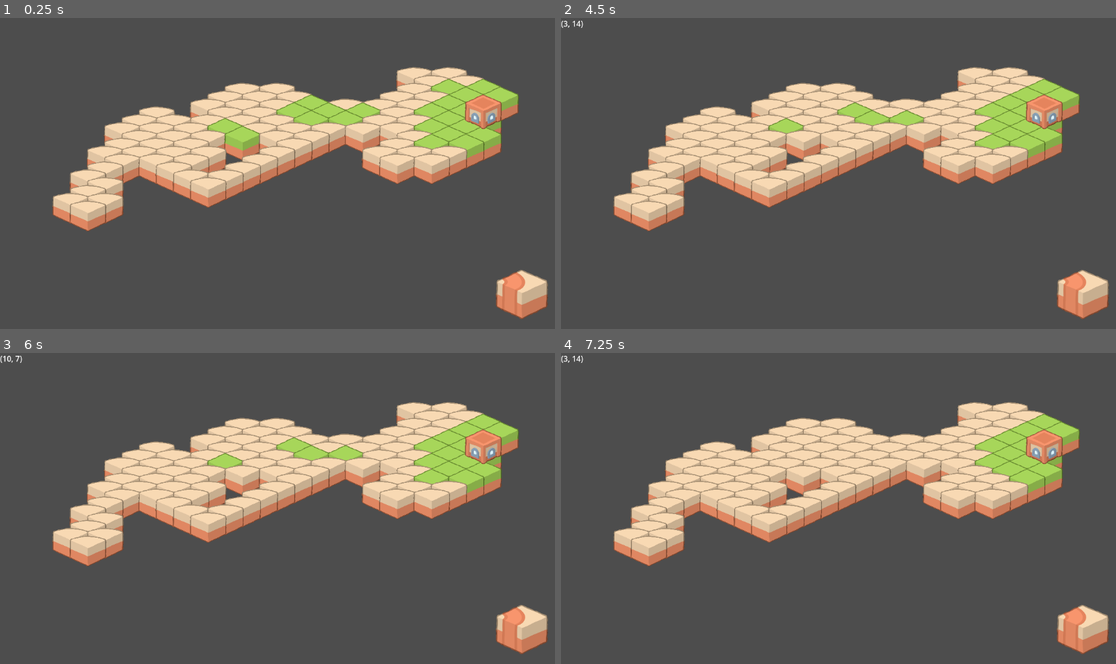
Above: before the commit, frames 1-4 (two rows, left to right).
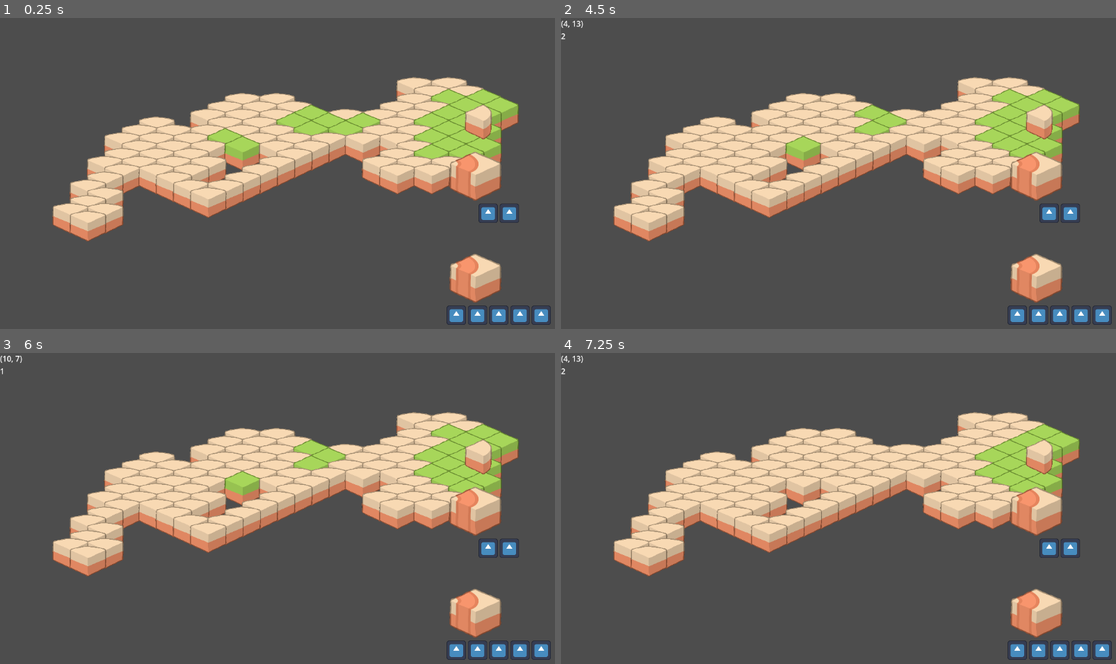
Above: after the commit, the same moments.

Repository: TheWalruzz/GWJ58
Game: Godot game, scene res://scenes/levels/level01.tscn
Two runs of this game, one before a commit and one after it. Both use one fixed random seed, a clock stepped at 60 frames per second and the inputs below. The project has no main scene, so this scene is started directly. The engine's default icon, where the game draws it, is replaced by a stand-in: a white triangle on a blue panel in a dark square.
Inputs (mouse positions are in pixels of both pictures, inside the frame that each line leads up to):
- Up to frame 1 (0.25 s): no input
- Up to frame 2 (4.5 s): click (1082, 282) at 0.52 s; click (1060, 161) at 1.27 s; click (1060, 263) at 2.02 s; click (1082, 282) at 2.77 s; click (1060, 161) at 3.52 s; click (1060, 263) at 4.27 s
- Up to frame 3 (6 s): click (521, 617) at 5.02 s; click (499, 496) at 5.77 s
- Up to frame 4 (7.25 s): click (1060, 598) at 6.52 s

The runs differ from the first frame. In frame 1, 21% of the frame differs, in the area x 9-100%, y 15-99%; in frame 2, 21%; in frame 3, 21%; in frame 4, 20%.

Commit message:
Finished the main gameplay loop

Diff:
--- a/project.godot
+++ b/project.godot
@@ -18,7 +18,7 @@
 
 Sx="*res://addons/signal_extensions/sx_autoload.gd"
 PlayerService="*res://scripts/services/player_service.gd"
-UI="res://scenes/components/ui.tscn"
+UI="*res://scenes/ui/ui_root.tscn"
 
 [editor]
 
--- a/scenes/components/level_map.tscn
+++ b/scenes/components/level_map.tscn
@@ -34,8 +34,11 @@
 4:2/0/texture_origin = Vector2i(0, 7)
 5:2/0 = 0
 5:2/0/texture_origin = Vector2i(0, 7)
+6:2/next_alternative_id = 2
 6:2/0 = 0
 6:2/0/texture_origin = Vector2i(0, 7)
+6:2/1 = 1
+6:2/1/modulate = Color(1, 0.462745, 0, 0.862745)
 0:3/0 = 0
 0:3/0/texture_origin = Vector2i(0, 7)
 1:3/0 = 0
--- a/scenes/components/ui.tscn
+++ /dev/null
@@ -1,41 +0,0 @@
-[gd_scene load_steps=2 format=3 uid="uid://eekwdg77uif6"]
-
-[ext_resource type="Texture2D" uid="uid://cpi4q83sqmytl" path="res://assets/gfx/tilesets/desert/Tiles/grass_pathBend_E.png" id="1_iailb"]
-
-[node name="UIRoot" type="CanvasLayer"]
-
-[node name="UI" type="MarginContainer" parent="."]
-anchors_preset = 15
-anchor_right = 1.0
-anchor_bottom = 1.0
-grow_horizontal = 2
-grow_vertical = 2
-theme_override_constants/margin_left = 10
-theme_override_constants/margin_top = 10
-theme_override_constants/margin_right = 10
-theme_override_constants/margin_bottom = 10
-
-[node name="HSplitContainer" type="HSplitContainer" parent="UI"]
-layout_mode = 2
-split_offset = 1000
-dragger_visibility = 1
-
-[node name="LeftContainer" type="VBoxContainer" parent="UI/HSplitContainer"]
-layout_mode = 2
-
-[node name="RightContainer" type="VBoxContainer" parent="UI/HSplitContainer"]
-layout_mode = 2
-size_flags_horizontal = 3
-alignment = 2
-
-[node name="RainButtonContainer" type="BoxContainer" parent="UI/HSplitContainer/RightContainer"]
-custom_minimum_size = Vector2(0, 175)
-layout_mode = 2
-alignment = 2
-
-[node name="TextureButton" type="TextureButton" parent="UI/HSplitContainer/RightContainer/RainButtonContainer"]
-layout_mode = 2
-size_flags_horizontal = 3
-texture_normal = ExtResource("1_iailb")
-ignore_texture_size = true
-stretch_mode = 4
--- a/scenes/levels/level01.tscn
+++ b/scenes/levels/level01.tscn
@@ -5,9 +5,9 @@
 [node name="Level01" type="Node2D"]
 
 [node name="Camera2D" type="Camera2D" parent="."]
-position = Vector2(545, 0)
+position = Vector2(545, -63)
 zoom = Vector2(0.33, 0.33)
 
 [node name="Tiles" parent="." instance=ExtResource("1_dm4lj")]
-layer_1/tile_data = PackedInt32Array(196621, 327681, 2)
+layer_1/tile_data = PackedInt32Array(196621, 327680, 2)
 layer_2/tile_data = PackedInt32Array(-131072, 393216, 2, -196607, 393216, 2, -196606, 393216, 2, -262141, 393216, 2, -2 …(1745 unchanged characters)…
--- /dev/null
+++ b/scenes/ui/ui_root.tscn
@@ -0,0 +1,110 @@
+[gd_scene load_steps=4 format=3 uid="uid://eekwdg77uif6"]
+
+[ext_resource type="Texture2D" uid="uid://cpi4q83sqmytl" path="res://assets/gfx/tilesets/desert/Tiles/grass_pathBend_E.png" id="1_iailb"]
+[ext_resource type="Script" path="res://scripts/services/ui_service.gd" id="1_xowr0"]
+[ext_resource type="Texture2D" uid="uid://b16pup7lyihii" path="res://icon.svg" id="3_r0xij"]
+
+[node name="UIRoot" type="CanvasLayer"]
+script = ExtResource("1_xowr0")
+
+[node name="UIContainer" type="MarginContainer" parent="."]
+anchors_preset = 15
+anchor_right = 1.0
+anchor_bottom = 1.0
+grow_horizontal = 2
+grow_vertical = 2
+theme_override_constants/margin_left = 10
+theme_override_constants/margin_top = 10
+theme_override_constants/margin_right = 10
+theme_override_constants/margin_bottom = 10
+
+[node name="HSplitContainer" type="HSplitContainer" parent="UIContainer"]
+layout_mode = 2
+split_offset = 1000
+dragger_visibility = 1
+
+[node name="LeftContainer" type="VBoxContainer" parent="UIContainer/HSplitContainer"]
+layout_mode = 2
+
+[node name="RightContainer" type="VBoxContainer" parent="UIContainer/HSplitContainer"]
+layout_mode = 2
+size_flags_horizontal = 3
+alignment = 2
+
+[node name="RainButtonContainer" type="VBoxContainer" parent="UIContainer/HSplitContainer/RightContainer"]
+custom_minimum_size = Vector2(0, 175)
+layout_mode = 2
+alignment = 2
+
+[node name="RainButton" type="TextureButton" parent="UIContainer/HSplitContainer/RightContainer/RainButtonContainer"]
+unique_name_in_owner = true
+custom_minimum_size = Vector2(0, 164)
+layout_mode = 2
+size_flags_horizontal = 3
+texture_normal = ExtResource("1_iailb")
+ignore_texture_size = true
+stretch_mode = 4
+
+[node name="RainCost" type="HBoxContainer" parent="UIContainer/HSplitContainer/RightContainer/RainButtonContainer"]
+custom_minimum_size = Vector2(0, 40)
+layout_mode = 2
+size_flags_vertical = 3
+alignment = 1
+
+[node name="TextureRect" type="TextureRect" parent="UIContainer/HSplitContainer/RightContainer/RainButtonContainer/RainCost"]
+layout_mode = 2
+texture = ExtResource("3_r0xij")
+expand_mode = 3
+
+[node name="TextureRect2" type="TextureRect" parent="UIContainer/HSplitContainer/RightContainer/RainButtonContainer/RainCost"]
+layout_mode = 2
+texture = ExtResource("3_r0xij")
+expand_mode = 3
+
+[node name="ShrineButtonContainer" type="VBoxContainer" parent="UIContainer/HSplitContainer/RightContainer"]
+custom_minimum_size = Vector2(0, 175)
+layout_mode = 2
+alignment = 2
+
+[node name="ShrineButton" type="TextureButton" parent="UIContainer/HSplitContainer/RightContainer/ShrineButtonContainer"]
+unique_name_in_owner = true
+custom_minimum_size = Vector2(0, 164)
+layout_mode = 2
+size_flags_horizontal = 3
+texture_normal = ExtResource("1_iailb")
+ignore_texture_size = true
+stretch_mode = 4
+
+[node name="ShrineCost" type="HBoxContainer" parent="UIContainer/HSplitContainer/RightContainer/ShrineButtonContainer"]
+custom_minimum_size = Vector2(0, 40)
+layout_mode = 2
+size_flags_vertical = 3
+alignment = 1
+
+[node name="TextureRect" type="TextureRect" parent="UIContainer/HSplitContainer/RightContainer/ShrineButtonContainer/ShrineCost"]
+layout_mode = 2
+texture = ExtResource("3_r0xij")
+expand_mode = 3
+
+[node name="TextureRect2" type="TextureRect" parent="UIContainer/HSplitContainer/RightContainer/ShrineButtonContainer/ShrineCost"]
+layout_mode = 2
+texture = ExtResource("3_r0xij")
+expand_mode = 3
+
+[node name="TextureRect3" type="TextureRect" parent="UIContainer/HSplitContainer/RightContainer/ShrineButtonContainer/ShrineCost"]
+layout_mode = 2
+texture = ExtResource("3_r0xij")
+expand_mode = 3
+
+[node name="TextureRect4" type="TextureRect" parent="UIContainer/HSplitContainer/RightContainer/ShrineButtonContainer/ShrineCost"]
+layout_mode = 2
+texture = ExtResource("3_r0xij")
+expand_mode = 3
+
+[node name="TextureRect5" type="TextureRect" parent="UIContainer/HSplitContainer/RightContainer/ShrineButtonContainer/ShrineCost"]
+layout_mode = 2
+texture = ExtResource("3_r0xij")
+expand_mode = 3
+
+[connection signal="pressed" from="UIContainer/HSplitContainer/RightContainer/RainButtonContainer/RainButton" to="." method="_on_rain_button_pressed"]
+[connection signal="pressed" from="UIContainer/HSplitContainer/RightContainer/ShrineButtonContainer/ShrineButton" to="." method="_on_shrine_button_pressed"]
--- a/scripts/components/level_map.gd
+++ b/scripts/components/level_map.gd
@@ -30,8 +30,7 @@
 
 
 func _ready() -> void:
-	if OS.is_debug_build():
-		debug_label.visible = true
+	debug_label.visible = OS.is_debug_build()
 
 	for cell in get_used_cells(TileLayer.BOTTOM):
 		var coords := cell as Vector2i
@@ -48,42 +47,66 @@
 		var target_coords := local_to_map(to_local(get_global_mouse_position()))
 
 		if OS.is_debug_build():
-			debug_label.text = str(target_coords)
+			debug_label.text = "%s\n%s" % [str(target_coords), str(PlayerService.building_mode.value)]
 
 		# hover
-		if last_hovered != EMPTY_VECTOR and last_hovered != target_coords and is_green(last_hovered):
+		if PlayerService.building_mode.value != PlayerService.BuildingMode.NONE or \
+			(last_hovered != EMPTY_VECTOR and last_hovered != target_coords):
 				_set_hover(last_hovered, false)
 		if PlayerService.building_mode.value != PlayerService.BuildingMode.NONE \
 			and tiles.has(target_coords) \
-			and is_green(target_coords) \
+			and (_can_call_rain(target_coords) or _can_build_shrine(target_coords)) \
 			and not tiles[target_coords].is_raining \
 			and not tiles[target_coords].has_shrine:
 				_set_hover(target_coords, true)
 				last_hovered = target_coords
 
-		# actions
-		if event.is_action_pressed("pointer_click"):
-			# TODO: check if has enough energy
-			# TODO: build stuff
-			pass
+				# actions
+				if event.is_action_pressed("pointer_click"):
+					match PlayerService.building_mode.value:
+						PlayerService.BuildingMode.RAIN:
+							if PlayerService.energy.value >= Consts.RAIN_ENERGY_COST:
+								PlayerService.energy.value -= Consts.RAIN_ENERGY_COST
+								tiles[target_coords].is_raining = true
+								# TODO: show cloud
+								Sx.interval_timer(Consts.RAIN_INTERVAL).take(Consts.RAIN_ITERATIONS).subscribe(
+									func():
+										_toggle_cells(
+											_get_closest_desert_coords(target_coords),
+											TileSource.GREEN,
+											Consts.RAIN_TILES_PER_ITERATION
+										),
+									0,
+									func():
+										tiles[target_coords].is_raining = false
+										PlayerService.building_mode.value = PlayerService.BuildingMode.NONE
+								).dispose_with(self)
+						PlayerService.BuildingMode.SHRINE:
+							if PlayerService.energy.value >= Consts.SHRINE_ENERGY_COST:
+								PlayerService.energy.value -= Consts.SHRINE_ENERGY_COST
+								tiles[target_coords].has_shrine = true
+								set_cell(TileLayer.MIDDLE, _get_shrine_coords(target_coords), TileSource.GREEN, shrine_atlas_coords)
+								PlayerService.building_mode.value = PlayerService.BuildingMode.NONE
 
 
 func _get_shrine_coords(coords: Vector2i) -> Vector2i:
-	return Vector2i(coords.x, coords.y - 1)
+	return Vector2i(coords.x + 1, coords.y - 1)
 
 
 func _get_desert_tiles() -> Array[Vector2i]:
-	return get_used_cells(TileLayer.BOTTOM).filter(func(cell: Vector2i):
-			return get_cell_source_id(TileLayer.BOTTOM, cell) == TileSource.DESERT
-	)
+	return get_used_cells(TileLayer.BOTTOM).filter(_is_desert)
 
 
 func _get_closest_green_coords(coords: Vector2i) -> Array[Vector2i]:
-	return _get_coords_around(coords, 1).filter(is_green)
+	return _get_coords_around(coords, Consts.SHRINE_BORDER_DEPTH).filter(_is_green)
+
+
+func _get_closest_desert_coords(coords: Vector2i) -> Array[Vector2i]:
+	return _get_coords_around(coords, Consts.RAIN_BORDER_DEPTH).filter(_is_desert)
 
 
 func _is_shrine_in_area(coords: Vector2i) -> bool:
-	var neighbours := _get_coords_around(coords, 2)
+	var neighbours := _get_coords_around(coords, Consts.SHRINE_BORDER_DEPTH)
 	for tile in neighbours:
 		if tiles.has(tile) and tiles[tile].has_shrine:
 				return true
@@ -95,7 +118,7 @@
 	set_cell(
 		TileLayer.BOTTOM,
 		coords,
-		TileSource.GREEN,
+		get_cell_source_id(TileLayer.BOTTOM, coords),
 		atlas_coords,
 		1 if hover else 0
 	)
@@ -108,23 +131,46 @@
 func _get_coords_around(coords: Vector2i, depth := 1) -> Array[Vector2i]:
 	var results: Array[Vector2i] = []
 
-	for i in range(-depth, depth):
-		for j in range(-depth, depth):
+	for i in range(-depth, depth + 1):
+		for j in range(-depth, depth + 1):
 			results.append(Vector2i(coords.x + i, coords.y + j))
 
 	return results
 
 
-func is_buildable(target_coords: Vector2i) -> bool:
+func _is_buildable(target_coords: Vector2i) -> bool:
 	return _get_data(target_coords, DataLayer.BUILDABLE)
 
 
-func is_green(target_coords: Vector2i) -> bool:
+func _is_green(target_coords: Vector2i) -> bool:
 	return get_cell_source_id(TileLayer.BOTTOM, target_coords) == TileSource.GREEN
 
 
-func is_desert(target_coords: Vector2i) -> bool:
+func _is_desert(target_coords: Vector2i) -> bool:
 	return get_cell_source_id(TileLayer.BOTTOM, target_coords) == TileSource.DESERT
+
+
+func _can_build_shrine(coords: Vector2i) -> bool:
+	return _is_buildable(coords) and \
+		not tiles[coords].has_shrine and \
+		PlayerService.building_mode.value == PlayerService.BuildingMode.SHRINE
+
+
+func _can_call_rain(coords: Vector2i) -> bool:
+	return _is_desert(coords) and PlayerService.building_mode.value == PlayerService.BuildingMode.RAIN
+
+
+func _toggle_cells(coords_list: Array[Vector2i], source_id: TileSource, max_tiles := -1) -> void:
+	var candidates: Array[Vector2i] = []
+	candidates.assign(ArrayUtils.unique(coords_list))
+
+	if max_tiles > -1 and candidates.size() > max_tiles:
+		candidates.shuffle()
+		candidates.resize(max_tiles)
+
+	for tile in candidates:
+		var atlas_coords := get_cell_atlas_coords(TileLayer.BOTTOM, tile)
+		set_cell(TileLayer.BOTTOM, tile, source_id, atlas_coords)
 
 
 func tick() -> void:
@@ -137,17 +183,12 @@
 	for tile in desert_tiles:
 		candidates.append_array(_get_closest_green_coords(tile))
 
-	var unique_candidates := ArrayUtils.unique(candidates.filter(func(coords: Vector2i): return not _is_shrine_in_area(coords)))
-
-	candidates.assign(unique_candidates.filter(func(coords: Vector2i): return not _is_shrine_in_area(coords)))
-
-	if candidates.size() > 5:
-		candidates.shuffle()
-		candidates.resize(5)
-
-	for tile in candidates:
-		var atlas_coords := get_cell_atlas_coords(TileLayer.BOTTOM, tile)
-		set_cell(TileLayer.BOTTOM, tile, TileSource.DESERT, atlas_coords)
+	_toggle_cells(
+		candidates.filter(func(coords: Vector2i):
+				return not _is_shrine_in_area(coords) and not tiles[coords].is_raining),
+		TileSource.DESERT,
+		5
+	)
 
 
 class MapTileData:
--- /dev/null
+++ b/scripts/consts.gd
@@ -0,0 +1,17 @@
+extends Object
+class_name Consts
+
+
+const RAIN_ENERGY_COST := 2
+const RAIN_ITERATIONS := 3
+const RAIN_INTERVAL := 1.0
+const RAIN_TILES_PER_ITERATION := 3
+const RAIN_BORDER_DEPTH := 1
+
+const SHRINE_ENERGY_COST := 5
+const SHRINE_BORDER_DEPTH := 2
+
+const GAME_TICK_INTERVAL := 3.0
+const GAME_ENERGY_GAIN_INTERVAL := 6.0
+const GAME_STARTING_ENERGY_AMOUNT := 5
+const GAME_GAINED_ENERGY_AMOUNT := 5
--- a/scripts/services/player_service.gd
+++ b/scripts/services/player_service.gd
@@ -4,7 +4,7 @@
 enum BuildingMode {
 	NONE,
 	SHRINE,
-	RAIN
+	RAIN,
 }
 
 
@@ -21,18 +21,23 @@
 
 func start_level(level: LevelMap, total_time := 60) -> void:
 	time.value = total_time
-	energy.value = 5
+	energy.value = Consts.GAME_STARTING_ENERGY_AMOUNT
 	disposables = SxCompositeDisposable.new()
-	Sx.interval_timer(3.0).take_while(func(): return time.value > 0) \
+
+	Sx.interval_timer(1.0).take_while(func(): return time.value > 0) \
 		.subscribe(func():
 			time.value -= 1
+	).dispose_with(disposables)
+
+	Sx.interval_timer(Consts.GAME_TICK_INTERVAL).take_while(func(): return time.value > 0) \
+		.subscribe(func():
 			level.tick(),
 	).dispose_with(disposables)
 
-	Sx.interval_timer(6.0) \
+	Sx.interval_timer(Consts.GAME_ENERGY_GAIN_INTERVAL) \
 		.take_while(func(): return time.value > 0) \
 		.subscribe(func():
-			energy.value += 5
+			energy.value += Consts.GAME_GAINED_ENERGY_AMOUNT
 	).dispose_with(disposables)
 
 	time.as_signal(false) \
--- /dev/null
+++ b/scripts/services/ui_service.gd
@@ -0,0 +1,26 @@
+extends CanvasLayer
+
+
+@onready var ui: Control = $UIContainer as Control
+@onready var rain_button: TextureButton = %RainButton as TextureButton
+@onready var shrine_button: TextureButton = %ShrineButton as TextureButton
+
+
+func _ready() -> void:
+	PlayerService.energy.as_signal().filter(func(_x): return ui.visible) \
+		.subscribe(func(value: int):
+			rain_button.disabled = value < Consts.RAIN_ENERGY_COST
+			shrine_button.disabled = value < Consts.SHRINE_ENERGY_COST
+	).dispose_with(self)
+
+
+func toggle_ui(value: bool) -> void:
+	ui.visible = value
+
+
+func _on_rain_button_pressed() -> void:
+	PlayerService.building_mode.value = PlayerService.BuildingMode.RAIN
+
+
+func _on_shrine_button_pressed() -> void:
+	PlayerService.building_mode.value = PlayerService.BuildingMode.SHRINE
